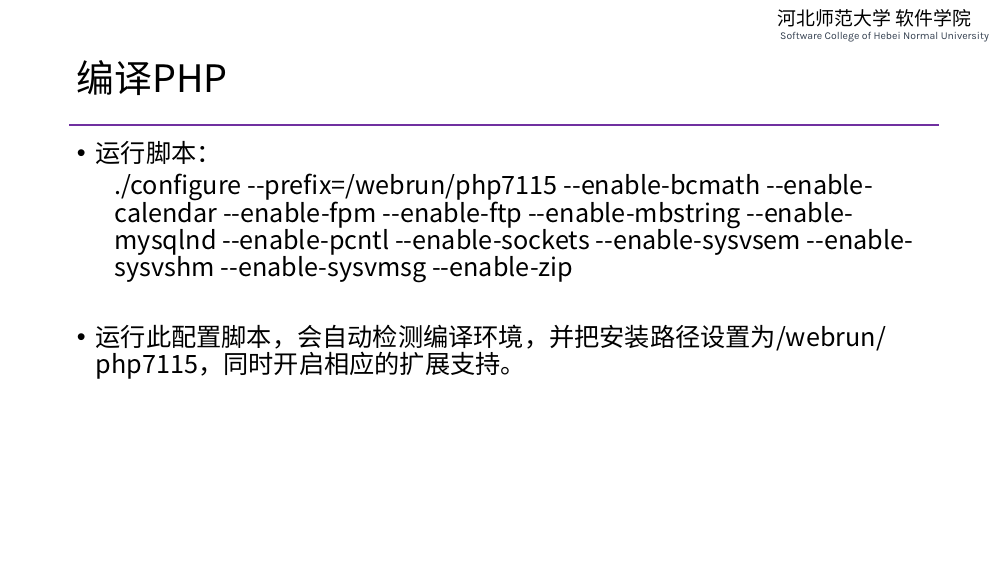
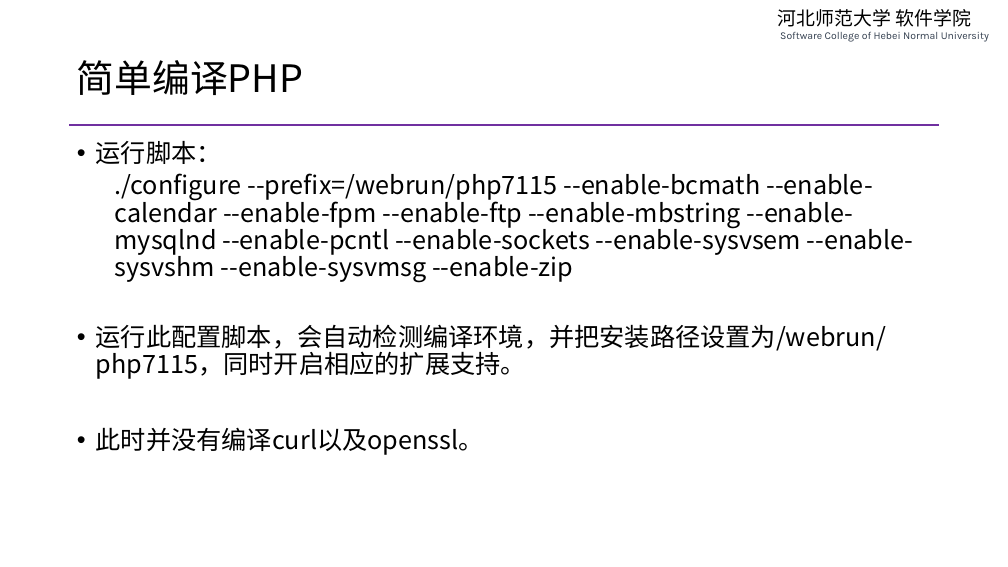
Before and after one commit to edu2act/course-php-serverside-development-on-linux, a slide deck: slide 15 of materials/slides/ch02-complie-php-source-code.pptx. Drawn at 1008x567 pixels with LibreOffice and Linux fonts; fonts in the diff are those of the drawing. Boxes give left, top, right and bottom in pixels: in the first picture for what was removed or moved away, otherwise in the second. Text is boxed around its words. In the diff, an @@ line names an element or a change of style, - is before the commit and + after.

```diff
--- a/materials/slides/ch02-complie-php-source-code.pptx
+++ b/materials/slides/ch02-complie-php-source-code.pptx
@@ title at bbox=[77, 60, 304, 95]: text changed @@
-编译PHP
+简单编译PHP
@@ text at bbox=[96, 427, 484, 455]: paragraph added @@
+• 此时并没有编译curl以及openssl。
```
Also in this commit, not shown: 4 other slides changed, 5 slides added, 1 other file.
